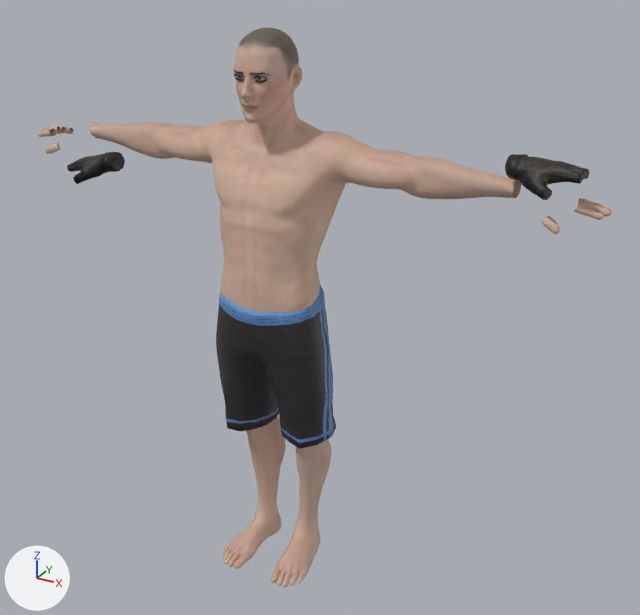
Two versions of the COLLADA model ruckus/art.scnassets/regularBoxer.dae, one commit apart.
Rendered twice from a 50 mm lens placed at (1.36, -2.18, 2.07), pointed at (0.12, 0.08, 0.94). Arrows for +X, +Y and +Z are at lower left; the lights stay in place. Where no turn or scale is listed for an object, it has been applied to the vertices.

In view in the first picture: 'Body', 'Bottoms', 'Gloves'.
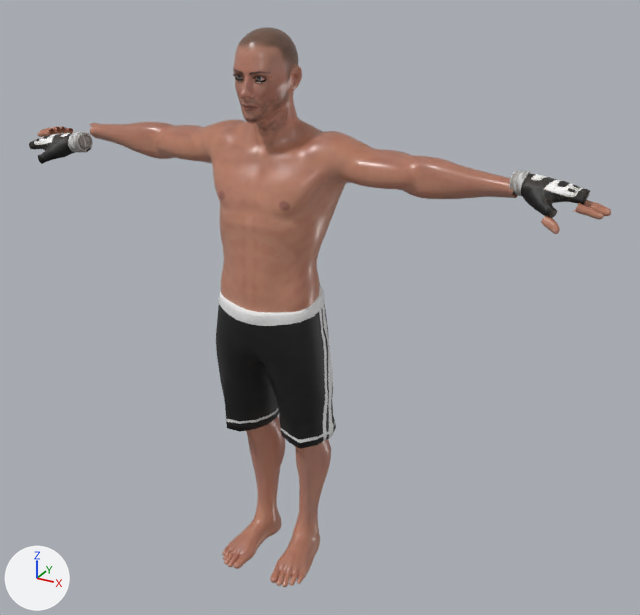
Patch to the scene script:
```diff
--- a/ruckus/art.scnassets/regularBoxer.dae.py
+++ b/ruckus/art.scnassets/regularBoxer.dae.py
@@ mat_bottommat @@
+mat_bottommat = principled_material('Bottommat')
+mat_bottommat.texture = img_regularboxer_bottom_diffuse_png
+mat_bottommat.roughness = 0.55
@@ mat_glovemat @@
+mat_glovemat = principled_material('Glovemat')
+mat_glovemat.texture = img_regularboxer_glove_diffuse_png
+mat_glovemat.roughness = 0.55
@@ mat_bodymat @@
+mat_bodymat = principled_material('Bodymat')
+mat_bodymat.texture = img_regularboxer_body_diffuse_png
+mat_bodymat.roughness = 0.32
@@ me_body @@
 # used by ob_body; location = (0.0, 0.004, 0.001); rotation_euler = (0.0, 0.000453, 0.000014), in degrees (0, 0, 0)
-me_body.from_pydata(...)  # 12660 vertices, 24836 faces; spans x -0.97..0.97, y -0.18..0.16, z 0.0..1.79
+me_body.from_pydata(...)  # 12660 vertices, 24834 faces; spans x -0.97..0.97, y -0.18..0.16, z 0.0..1.79
+# me_body part 1: 110 vertices moved within x -0.09..0.09, y -0.12..0.06, z 1.54..1.76; 17 vertices removed from x -0.09..0.09, y -0.12..0.02, z 1.56..1.73; 17 vertices added at x -0.09..0.09, y -0.12..0.02, z 1.55..1.72
+# me_body part 2: 65 vertices moved within x -0.15..0.16, y -0.18..0.07, z 0.0..0.11; 1 vertex removed from x 0.12, y -0.13, z 0.03; 1 vertex added at x 0.12, y -0.13, z 0.02
+# me_body part 3: 33 vertices moved within x 0.83..0.96, y -0.04..0.1, z 1.35..1.4; 4 vertices removed from x 0.84..0.97, y -0.04..0.1, z 1.36..1.39; 4 vertices added at x 0.84..0.97, y -0.04..0.1, z 1.34..1.39
+# me_body part 4: 32 vertices moved within x -0.96..-0.83, y -0.04..0.1, z 1.35..1.4; 5 vertices removed from x -0.96..-0.83, y -0.03..0.09, z 1.38..1.39; 5 vertices added at x -0.96..-0.83, y -0.03..0.09, z 1.37..1.39
+# me_body part 5: 9551 faces spanning x -0.97..0.97, y -0.18..0.16, z 0.0..1.79 switch from mat_packedmaterial0mat (picture img_boxer_packed0_diffuse_png) to mat_bodymat (picture img_regularboxer_body_diffuse_png)
@@ me_bottoms @@
 me_bottoms.from_pydata(...)  # 387 vertices, 770 faces; spans x -0.198..0.199, y -0.155..0.134, z 0.506..1.028
 # used by ob_bottoms; location = (0.0, 0.004, 0.001); rotation_euler = (0.0, 0.000453, 0.000014), in degrees (0, 0, 0)
+# me_bottoms part 9: 616 faces spanning x -0.198..0.199, y -0.155..0.134, z 0.506..1.028 switch from mat_packedmaterial1mat (picture img_boxer_packed1_diffuse_png) to mat_bottommat (picture img_regularboxer_bottom_diffuse_png)
@@ me_gloves @@
 # used by ob_gloves; location = (0.178, 0.008, -0.012); rotation_euler = (0.00201, -0.125, -0.0571), in degrees (0.1, -7.2, -3.3)
-me_gloves.from_pydata(...)  # 1234 vertices, 2412 faces; spans x -0.91..0.91, y -0.04..0.11, z 1.35..1.44
+me_gloves.from_pydata(...)  # 1234 vertices, 2410 faces; spans x -0.91..0.91, y -0.04..0.11, z 1.35..1.44
+# me_gloves part 6: 17 vertices moved within x -0.9..-0.87, y 0.01..0.1, z 1.39..1.41; 1 vertex removed from x -0.87, y 0.1, z 1.4; 1 vertex added at x -0.88, y 0.1, z 1.4
+# me_gloves part 7: 11 vertices moved within x 0.75..0.9, y 0.06..0.09, z 1.38..1.44; 5 vertices removed from x 0.71..0.88, y 0.06..0.11, z 1.38..1.42; 5 vertices added at x 0.71..0.88, y 0.06..0.11, z 1.38..1.41
+# me_gloves part 8: 1625 faces spanning x -0.91..0.91, y -0.04..0.11, z 1.35..1.44 switch from mat_packedmaterial1mat (picture img_boxer_packed1_diffuse_png) to mat_glovemat (picture img_regularboxer_glove_diffuse_png)
@@ ob_body @@
 ob_body = bpy.data.objects.new('Body', me_body)
-ob_body.location = (0.0, 0.004, 0.001)
+ob_body.location = (0.0, 0.002, 0.001)
 ob_body.rotation_euler = (0.0, 0.000453, 0.000014)  # degrees (0, 0, 0)
@@ ob_gloves @@
 ob_gloves = bpy.data.objects.new('Gloves', me_gloves)
-ob_gloves.location = (0.178, 0.008, -0.012)
-ob_gloves.rotation_euler = (0.00201, -0.125, -0.0571)  # degrees (0.1, -7.2, -3.3)
+ob_gloves.location = (0.042, -0.035, 0.0)
+ob_gloves.rotation_euler = (0.000145, -0.0256, 0.0562)  # degrees (0, -1.5, 3.2)
```

Where the change shows, as pixel boxes [x1, y1, x2, y2] in the pictures (640 x 615 px; the box of a moved part takes in the faces that stretch with it):
'Body', reshaped, moved
    before: [38, 28, 611, 587]
    after: [37, 27, 611, 587]
'Gloves', reshaped, moved, turned
    before: [67, 152, 590, 200]
    after: [29, 132, 590, 218]
part 1 of me_body, moved or reshaped
    before: [239, 35, 302, 120]
    after: [240, 35, 302, 121]
part 2 of me_body, moved or reshaped
    before: [226, 533, 307, 586]
    after: [225, 533, 307, 586]
part 3 of me_body, moved or reshaped
    before: [546, 201, 609, 231]
    after: [545, 201, 611, 231]
part 4 of me_body, moved or reshaped
    before: [39, 127, 70, 153]
    after: [37, 127, 68, 135]
part 5 of me_body, recoloured (beige to brown)
    both: [44, 30, 610, 586]
part 6 of me_gloves, moved or reshaped
    before: [67, 168, 76, 172]
    after: [30, 145, 39, 149]
part 7 of me_gloves, moved or reshaped
    before: [521, 154, 589, 179]
    after: [528, 172, 590, 195]
part 8 of me_gloves, recoloured
    before: [67, 152, 590, 200]
    after: [31, 132, 589, 218]
part 9 of me_bottoms, recoloured
    both: [216, 286, 336, 449]
